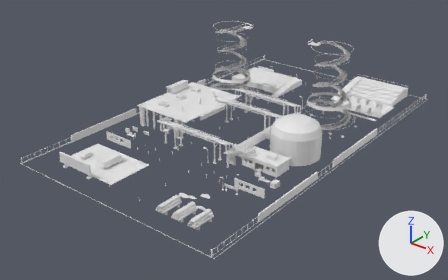
Two versions of the FBX model Assets/DuckRails/NuclearPlant/FullBlock/Plant site.fbx, one commit apart.
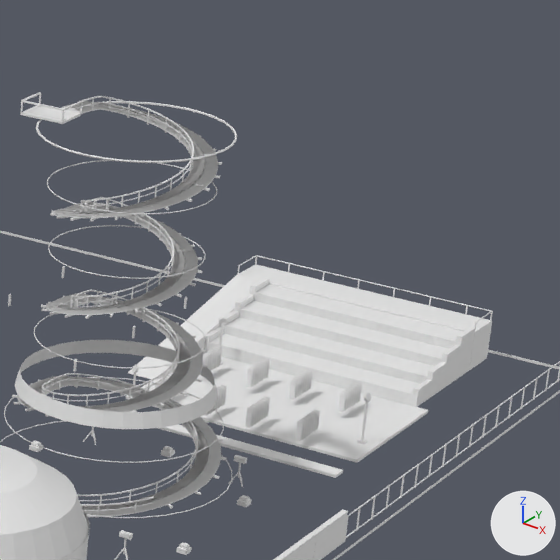
The first picture shows the older version from a 50 mm camera at (144.3, -115.6, 111.7) aimed at (-1.6, 66.7, -1.3). The close-ups show the older and then the newer version on the part from 68% to 94% of the width and 7% to 50% of the height of that picture. Only the edits that show in the close-ups are written down. Every picture has the same lights, and +X, +Y and +Z are marked at lower right. Vertices at exactly the same position are counted once.

Script lines for the objects in view, before the commit:
```python
me_boundary_concrete = bpy.data.meshes.new('Boundary concrete')
me_boundary_concrete.from_pydata(...)  # 320 vertices, 240 faces; spans x -47.0..47.0, y 0.0..160.0, z 0.0..3.0
me_boundary_concrete.materials.append(mat_concrete)  # white #e7e7e7
me_boundary_concrete_002 = bpy.data.meshes.new('Boundary concrete.002')
me_boundary_concrete_002.from_pydata(...)  # 528 vertices, 396 faces; spans x -47.0..47.0, y 0.0..160.0, z 0.0..2.0
me_boundary_concrete_002.materials.append(mat_galvanized_steel)  # white #e7e7e7
me_stepped_discharge_flume_002 = bpy.data.meshes.new('Stepped discharge flume.002')
me_stepped_discharge_flume_002.from_pydata(...)  # 18 vertices, 8 faces; spans x 15.8..38.2, y 140.9..153.4, z 0.0..3.9
me_stepped_discharge_flume_002.materials.append(mat_settling_water)  # white #e7e7e7
ob_boundary_concrete_concrete_solid = bpy.data.objects.new('Boundary concrete Concrete solid', me_boundary_concrete)
ob_boundary_concrete_concrete_solid.location = (0.0, 0.0, 0.0)
ob_boundary_concrete_galvanized_steel_solid = bpy.data.objects.new('Boundary concrete Galvanized steel solid', me_boundary_concrete_002)
ob_boundary_concrete_galvanized_steel_solid.location = (0.0, 0.0, 0.0)
ob_stepped_discharge_flume_settling_water_solid = bpy.data.objects.new('Stepped discharge flume Settling water solid', me_stepped_discharge_flume_002)
ob_stepped_discharge_flume_settling_water_solid.location = (0.0, 0.0, 0.0)
# also in view: 'Transformer fins Gunmetal solid' at (26.5, 131.0, 1.7); 'Stepped discharge flume Concrete solid' at (25.4, 144.3, 2.1); 'Transformer gravel apron Aggregate solid' at (27.5, 131.0, -0.1); 'Ground perimeter edge Aggregate solid' at (0.0, 80.0, -0.2); 'East tower ramp Gunmetal solid' at (25.8, 102.5, 18.2)
```
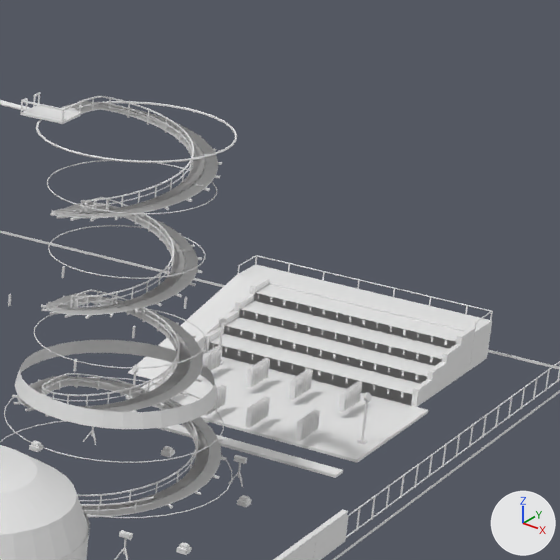
What differs and where, as boxes [x1, y1, x2, y2] in the close-ups (560 x 560 px):
'Tower lookout pipe walkway Galvanized steel solid', added: after [0, 102, 28, 111]
part 1 of me_stepped_discharge_flume_002, added: after [209, 293, 456, 406]

Patch to the scene script:
```diff
--- a/Assets/DuckRails/NuclearPlant/FullBlock/Plant site.fbx.py
+++ b/Assets/DuckRails/NuclearPlant/FullBlock/Plant site.fbx.py
@@ me_stepped_discharge_flume_002 @@
 # used by ob_stepped_discharge_flume_settling_water_solid; location = (0.0, 0.0, 0.0)
-me_stepped_discharge_flume_002.from_pydata(...)  # 18 vertices, 8 faces; spans x 15.8..38.2, y 140.9..153.4, z 0.0..3.9
+me_stepped_discharge_flume_002.from_pydata(...)  # 36 vertices, 16 faces; spans x 15.8..38.2, y 140.9..153.4, z 0.0..3.9
+# me_stepped_discharge_flume_002 part 1: a new loose piece of 18 vertices spanning x 15.8..38.2, y 140.9..153.4, z 0.0..3.9, in mat_settling_water (white #e7e7e7)
 me_stepped_discharge_flume_002.materials.append(mat_settling_water)
@@ me_tower_lookout_pipe_walkway @@
+me_tower_lookout_pipe_walkway.from_pydata(...)  # 20 vertices, 12 faces; spans x -16.4..16.4, y 101.1..104.4, z 35.3..35.5
+me_tower_lookout_pipe_walkway.materials.append(mat_galvanized_steel)  # white #e7e7e7
@@ ob_tower_lookout_pipe_walkway_galvanized_steel_solid @@
+ob_tower_lookout_pipe_walkway_galvanized_steel_solid = bpy.data.objects.new('Tower lookout pipe walkway Galvanized steel solid', me_tower_lookout_pipe_walkway)
+ob_tower_lookout_pipe_walkway_galvanized_steel_solid.location = (0.0, 0.0, 0.0)
```
